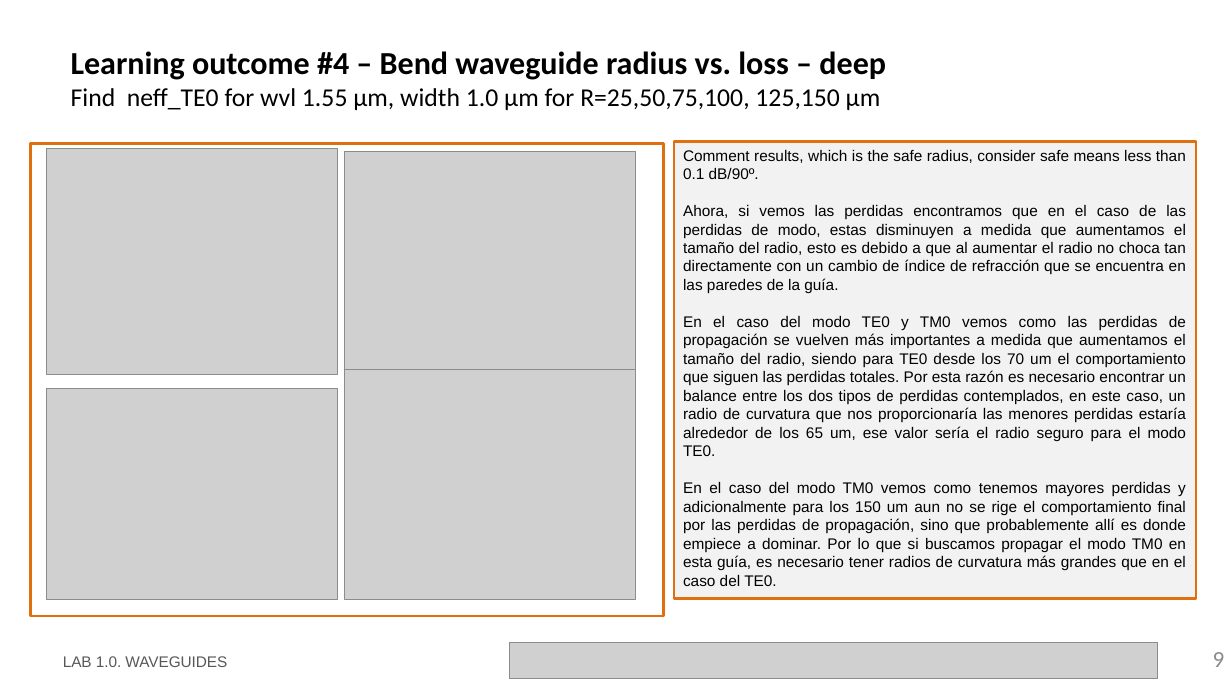
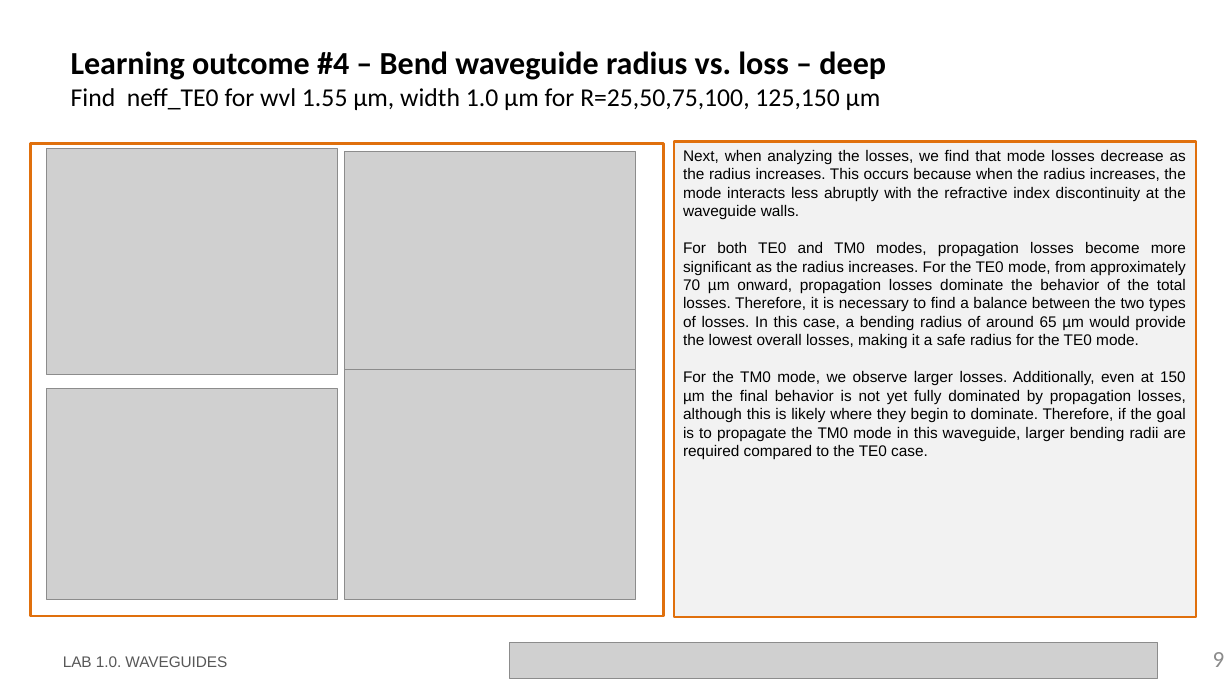
Before and after one commit to PauDaniOrtiz/pic-upv-lab1-Copy1, a slide deck: slide 9 of LabBook_10.pptx. Drawn at 1232x693 pixels with LibreOffice and Linux fonts; fonts in the diff are those of the drawing; grey boxes stand for pictures; background and template pictures are left out. Boxes give left, top, right and bottom in pixels: in the first picture for what was removed or moved away, otherwise in the second. Text is boxed around its words. In the diff, an @@ line names an element or a change of style, - is before the commit and + after.

```diff
--- a/LabBook_10.pptx
+++ b/LabBook_10.pptx
@@ rectangle "Next, when analyzing the losses, ...": place and size @@
-rectangle "Next, when analyzing the losses, ..." at <box>674,141,1196,599</box>
+rectangle "Next, when analyzing the losses, ..." at <box>674,141,1196,617</box>
@@ text in rectangle at <box>683,150,1186,460</box>: text changed @@
-Comment results, which is the safe radius, consider safe means less than 0.1 dB/90º.
-Ahora, si vemos las perdidas encontramos que en el caso de las perdidas de modo, estas disminuyen a medida que aumentamos el tamaño del radio, esto es debido a que al aumentar el radio no choca tan directamente con un cambio de índice de refracción que se encuentra en las paredes de la guía.
-En el caso del modo TE0 y TM0 vemos como las perdidas de propagación se vuelven más importantes a medida que aumentamos el tamaño del radio, siendo para TE0 desde los 70 um el comportamiento que siguen las perdidas totales. Por esta razón es necesario encontrar un balance entre los dos tipos de perdidas contemplados, en este caso, un radio de curvatura que nos proporcionaría las menores perdidas estaría alrededor de los 65 um, ese valor sería el radio seguro para el modo TE0.
-En el caso del modo TM0 vemos como tenemos mayores perdidas y adicionalmente para los 150 um aun no se rige el comportamiento final por las perdidas de propagación, sino que probablemente allí es donde empiece a dominar. Por lo que si buscamos propagar el modo TM0 en esta guía, es necesario tener radios de curvatura más grandes que en el caso del TE0.
+Next, when analyzing the losses, we find that mode losses decrease as the radius increases. This occurs because when the radius increases, the mode interacts less abruptly with the refractive index discontinuity at the waveguide walls.
+For both TE0 and TM0 modes, propagation losses become more significant as the radius increases. For the TE0 mode, from approximately 70 µm onward, propagation losses dominate the behavior of the total losses. Therefore, it is necessary to find a balance between the two types of losses. In this case, a bending radius of around 65 µm would provide the lowest overall losses, making it a safe radius for the TE0 mode.
+For the TM0 mode, we observe larger losses. Additionally, even at 150 µm the final behavior is not yet fully dominated by propagation losses, although this is likely where they begin to dominate. Therefore, if the goal is to propagate the TM0 mode in this waveguide, larger bending radii are required compared to the TE0 case.
```
Also in this commit, not shown: 8 other slides changed.
